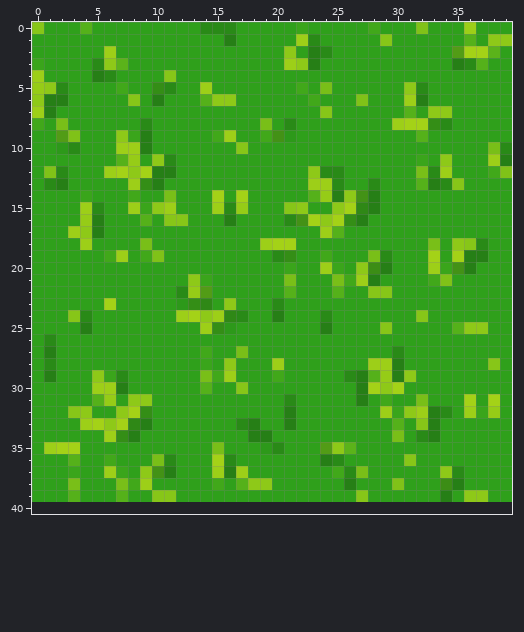
A pixel-art sprite gets an edit: GUI/Resources/Tile_Grass.png. The picture above was drawn from the file before the commit.
The file is 40x40 pixels. Colours within 5 levels of each other are drawn and written as one. The old version is drawn lined up with the new one, on the new canvas.
After the commit:
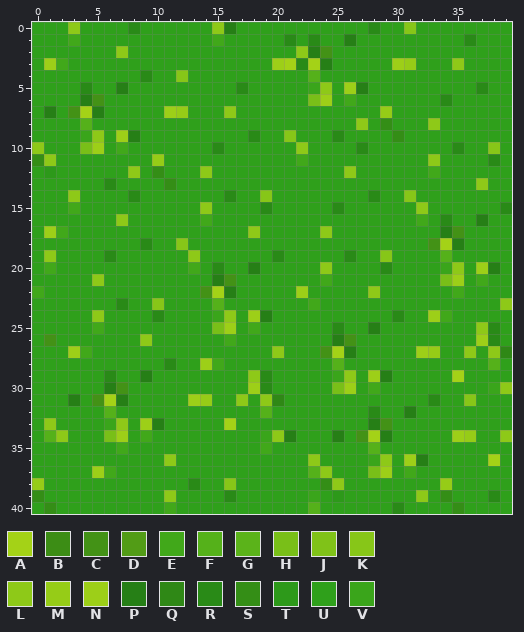
Palette (. is transparent): A #a4d217  B #3c8d15  C #439216  D #529c16  E #41a81a  F #55b11a  G #5bb31a  H #79bf18  J #80c218  K #87c618  L #8ec918  M #96cc17  N #9dcf18  P #267f16  Q #2f8816  R #298a17  S #348e16  T #2d991a  U #2fa01b  V #3aa51b
From old to new:
canvas 40x40 -> 40x41
Changed rows in their new state; - is an unchanged pixel.
first column x 0:
 0 U--LU---R-----ULP-----U-----R--KU---U---
 1 ---E-----------EU----RU---P--U------R-UU
 2 ------UL-------------UL-C----------UUUU-
 3 UNE--UUU------------NARAP-----NM---LUU--
 4 U----UU--R-UK----------F----------------
 5 UUU-R--P--UU--U--R----UVL-NP---UU----R--
 6 UUU-PC--U-U---UUU------HN-EU---UU-R-----
 7 U--CAP-----NM---L-------U----M-U-UU-----
 8 U-U-F----U---------U-U-----L-SUUULU-----
 9 --UUVL-NPU-----UU-RUUK---R----S-U-------
10 L-UUHN-EUU-----R-U----L----R-------R--KU
11 SL-----UU-MU----------E---------ULU---RU
12 -TU---UU-USU--L--------UUUL-----UEU---UU
13 -UU---R-UUUS-----------UUU--U---UUUU-L--
14 ---LU---R--U---URU-K---UUUUUR--K--------
15 ---EUU--UUUU--LUUU-R-UU--RUUU---L------R
16 ----UU-L-U-UU-E-U----UUUUUUU----E-R--P--
17 -NEUUU------------L-----LU--------PC----
18 ----U----R--K------UUU-----------CAPUU--
19 -L----RU-UU--L-------U--U-R-UK---UFUUU--
20 -E-----------E-R--P--U--LU-UUR---U-LUNP-
21 -----L-------UUPC----U--EUUUU----UHN-E--
22 E-----------UUCAP----UN--U--LU-----E----
23 ------UR--K-UUUFU---U--E---------------L
24 ---UUL----R-UUUVLUNPU---U-----R-UNE-----
25 ----UE--------UHN-E-----UR--PU-----UU-R-
26 -C-------L------E--------PC----------NR-
27 -U-NE---------U--U--L---CAP---U-NM--L-LQ
28 -U---------R--NEU---U----F--UUU-------F-
29 -U---URU-P----UUU-LRU----VLUNPUU---A----
30 -----UPC------U--UNR-----HNUEUU-------VL
31 ---P-CAPUU---NM--L-LQU-----U-U--UR--K-U-
32 ---UU-FUUU---------F-U------RUUPUUU-UUU-
33 -L--UUVLUNP-----AUU--U------PCU-UU------
34 -FL---HNUE--------UVLP---P-CAPU-UU-NM--L
35 -UUU---E-------U---EU---UUU-F-----------
36 ---U--U---UL---UU------LUU--VL-NP-----A-
37 ---U-NEU-UUU---UUU-----FLUUUHN-E--UU----
38 M--U---UUU---R-UKUUU----SLU---U---MU----
39 S--U---U--UL----R------V-T-U----L-S-UUR-
40 USUUUUUUUUUEUUUUUUUUUUUFUUUUUURUUUUSUUUU
Where, in picture pixels (left, top, right, bottom), the same in both pictures:
changed: (32, 22, 512, 514)
